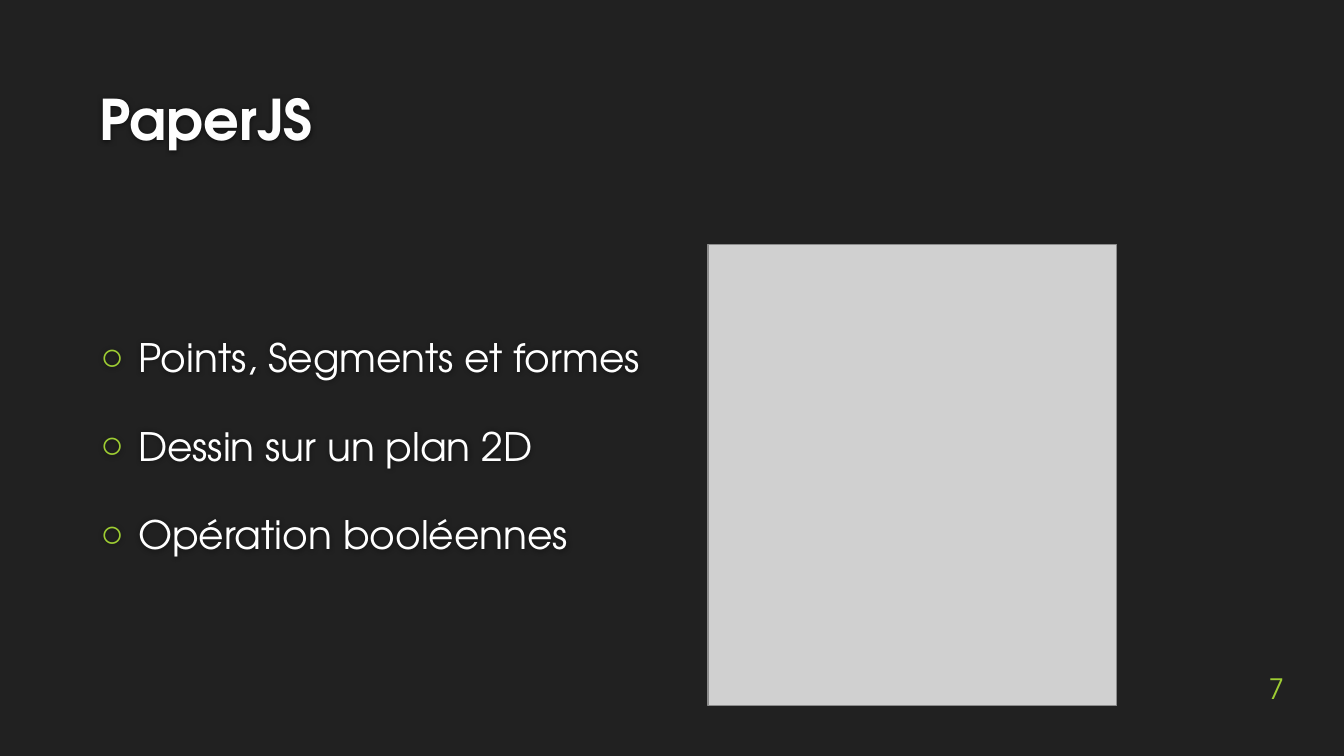
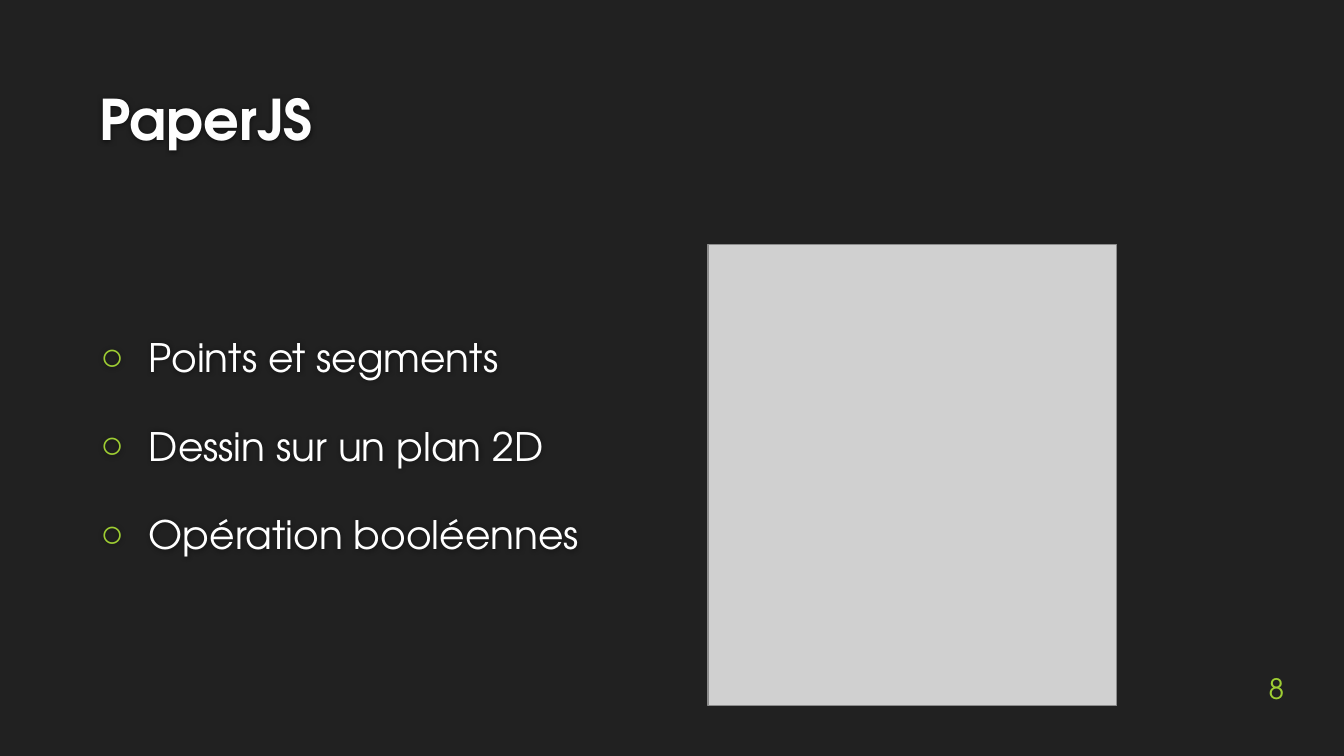
Before and after one commit to MartinBolot/Cours-IUT-Lyon1, a slide deck: slide 8 of Stage/Soutenance/presentation_soutenance.pptx (slide 7 before the commit). Drawn at 1344x756 pixels with LibreOffice and Linux fonts; fonts in the diff are those of the drawing; grey boxes stand for pictures; background and template pictures are left out. Boxes give left, top, right and bottom in pixels: in the first picture for what was removed or moved away, otherwise in the second. Text is boxed around its words. In the diff, an @@ line names an element or a change of style, - is before the commit and + after.

```diff
--- a/Stage/Soutenance/presentation_soutenance.pptx
+++ b/Stage/Soutenance/presentation_soutenance.pptx
@@ text at (149, 343, 498, 381): text changed @@
-○ Points, Segments et formes
+○ Points et segments
@@ page number at (1269, 678, 1285, 700): text changed @@
-7
+8
```
Also in this commit, not shown: 1 other slide changed, 3 slides added, 2 slides removed, 8 other files.
